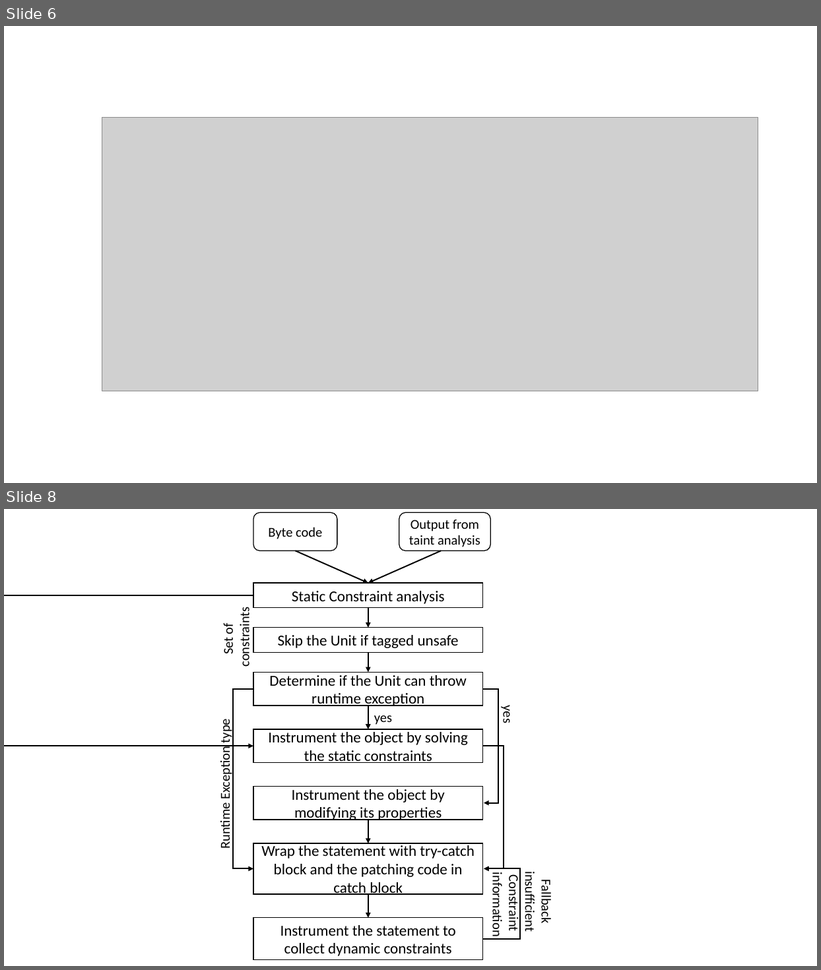
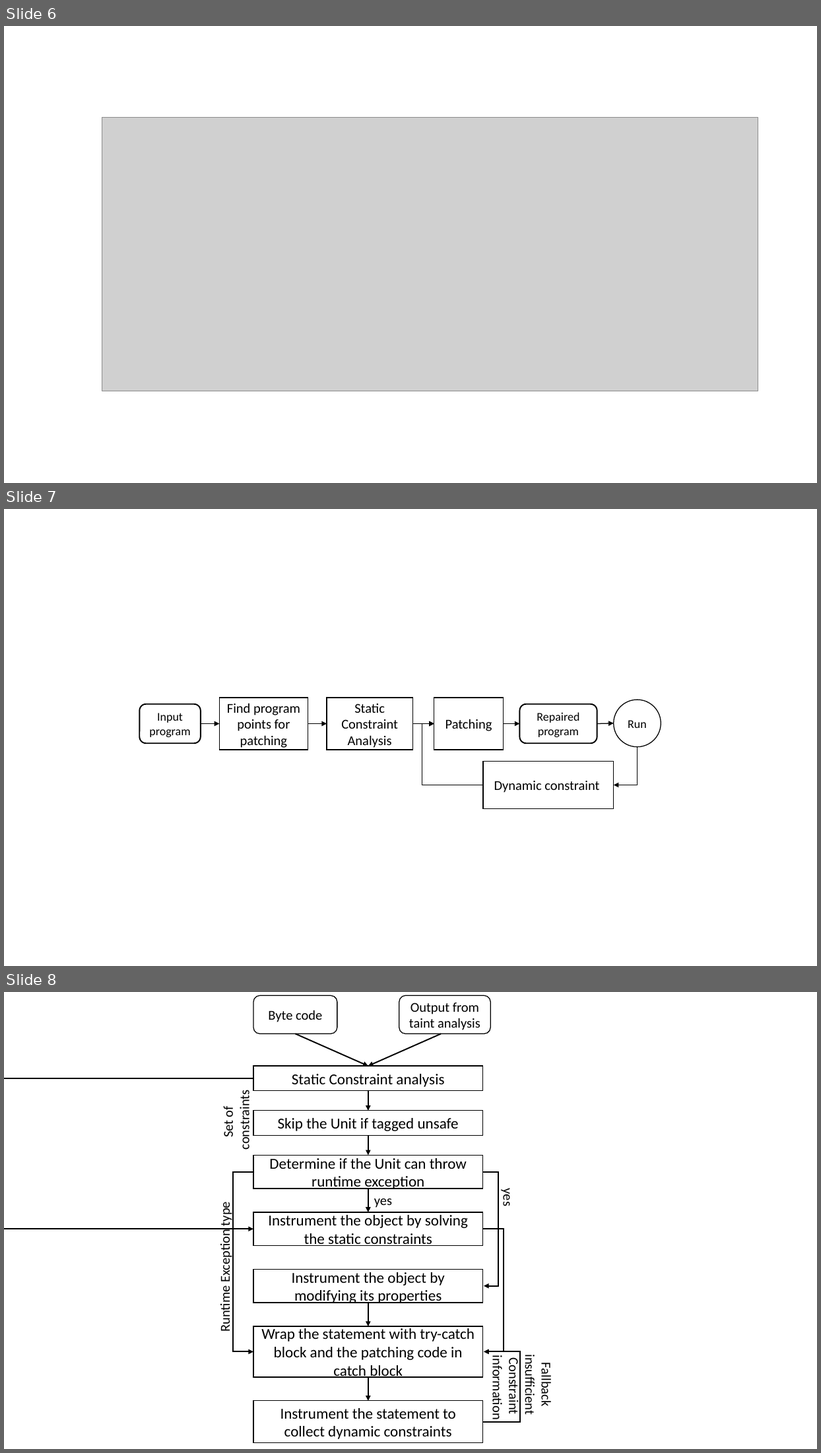
Before and after one commit to aritradhar/FSE2015, a slide deck: images/ArrayIndex.pptx. Shown one above the other, each under a label of ours: slides 6 and 8 before the commit, slides 6, 7 and 8 after it; the slides between them are not shown. The pictures are 821x970 and 821x1453 pixels, drawn with LibreOffice and Linux fonts; fonts in the diff are those of the drawing; grey boxes stand for pictures. Boxes give left, top, right and bottom in pixels: in the first picture for what was removed or moved away, otherwise in the second. Text is boxed around its words. In the diff, an @@ line names an element or a change of style, - is before the commit and + after.

```diff
--- a/images/ArrayIndex.pptx
+++ b/images/ArrayIndex.pptx
@@ slide 7 added at (x1=4, y1=509, x2=817, y2=966), background #FFFFFF @@
@@ rounded rectangle added at (x1=139, y1=704, x2=201, y2=743), fill #FFFFFF, outline #000000 1.5 pt, 14 pt, text #000000 @@
+Input program
@@ rectangle added at (x1=219, y1=698, x2=308, y2=751), fill #FFFFFF, outline #000000 1 pt, 16 pt, text #000000 @@
+Find program points for patching
@@ rectangle added at (x1=327, y1=698, x2=413, y2=751), fill #FFFFFF, outline #000000 1 pt, 16 pt, text #000000 @@
+Static Constraint Analysis
@@ rectangle added at (x1=434, y1=698, x2=503, y2=751), fill #FFFFFF, outline #000000 1 pt, 16 pt, text #000000 @@
+Patching
@@ rounded rectangle added at (x1=520, y1=704, x2=597, y2=743), fill #FFFFFF, outline #000000 1.5 pt, 14 pt, text #000000 @@
+Repaired program
@@ ellipse added at (x1=614, y1=700, x2=661, y2=747), fill #FFFFFF, outline #000000 1 pt, 14 pt, text #000000 @@
+Run
@@ arrow added from (201, 723) to (219, 723), #000000 1 pt @@
@@ arrow added from (308, 723) to (327, 723), #000000 1 pt @@
@@ arrow added from (413, 723) to (434, 723), #000000 1 pt @@
@@ elbow arrow added from (422, 786) to (434, 723), #000000 0.75 pt @@
@@ arrow added from (504, 723) to (520, 723), #000000 1 pt @@
@@ arrow added from (597, 723) to (614, 723), #000000 1 pt @@
@@ rectangle added at (x1=483, y1=762, x2=614, y2=809), fill #FFFFFF, outline #000000 1 pt, 16 pt, text #000000 @@
+Dynamic constraint
@@ elbow arrow added from (637, 747) to (614, 786), #000000 0.5 pt @@
@@ line added from (422, 786) to (483, 786), #000000 0.5 pt @@
```
Also in this commit, not shown: 1 slide removed, 3 other files.
